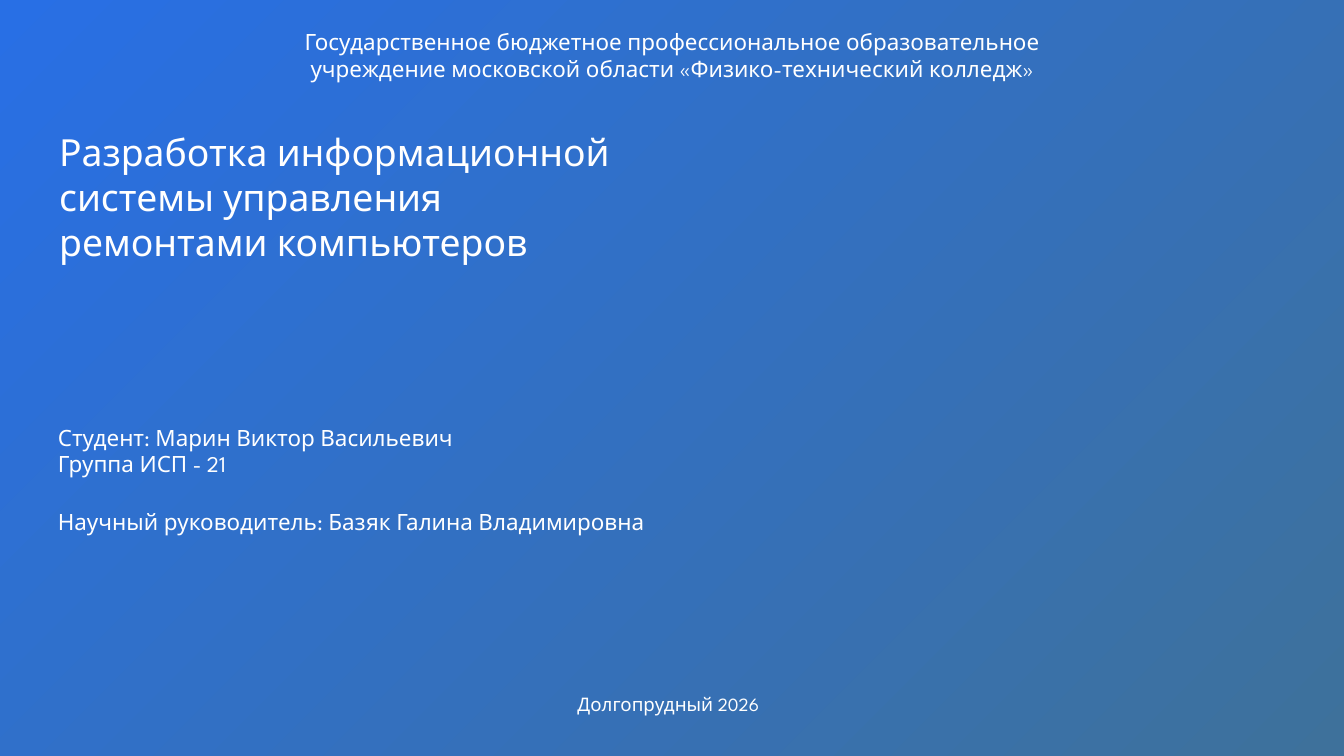
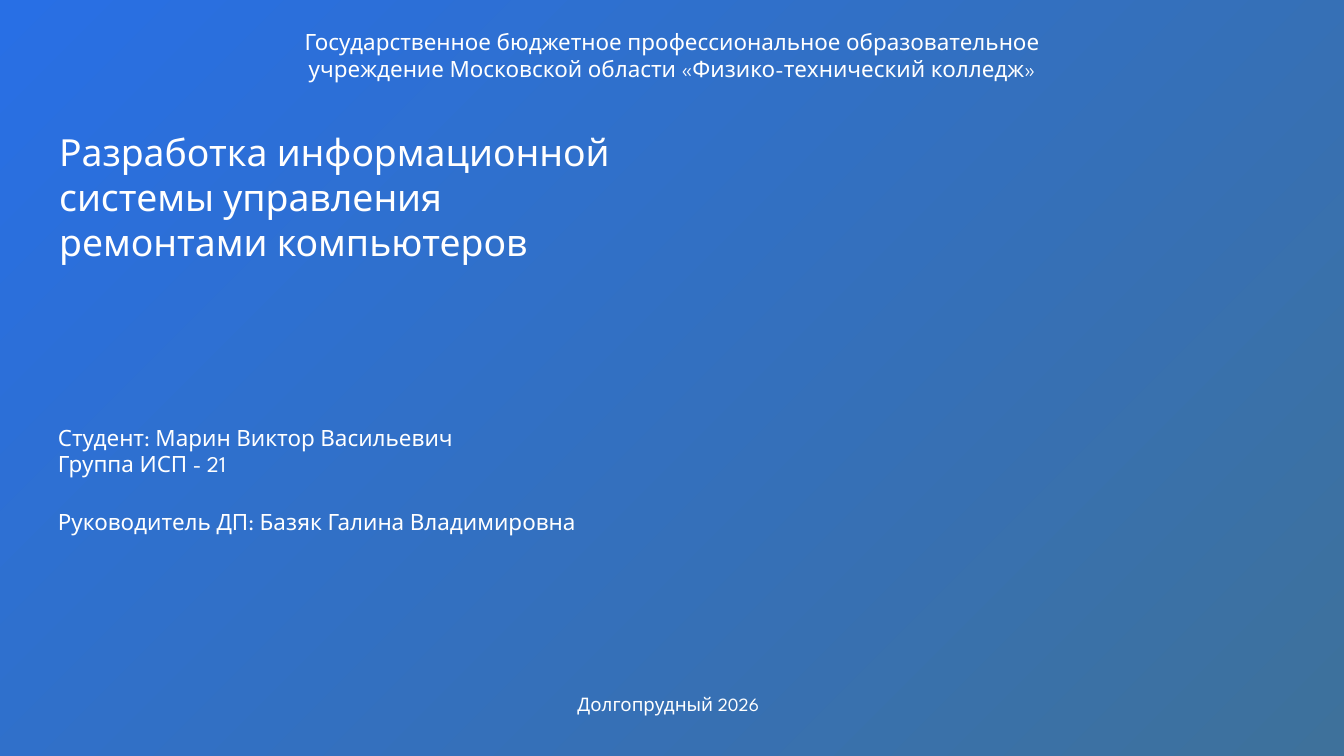
Before and after one commit to tmwsw/graduate, a slide deck: slide 1 of Презентация ДП Марин Виктор.pptx. Drawn at 1344x756 pixels with LibreOffice and Linux fonts; fonts in the diff are those of the drawing; background and template pictures are left out. Boxes give left, top, right and bottom in pixels: in the first picture for what was removed or moved away, otherwise in the second. Text is boxed around its words. In the diff, an @@ line names an element or a change of style, - is before the commit and + after.

```diff
--- a/Презентация ДП Марин Виктор.pptx
+++ b/Презентация ДП Марин Виктор.pptx
@@ text at <box>305,33,1039,83</box>: text changed @@
-Государственное бюджетное профессиональное образовательное учреждение московской области «Физико-технический колледж»
+Государственное бюджетное профессиональное образовательное учреждение Московской области «Физико-технический колледж»
@@ text at <box>58,514,576,536</box>: text changed @@
-Научный руководитель: Базяк Галина Владимировна
+Руководитель ДП: Базяк Галина Владимировна
```
Also in this commit, not shown: 2 other slides changed, 4 other files.
